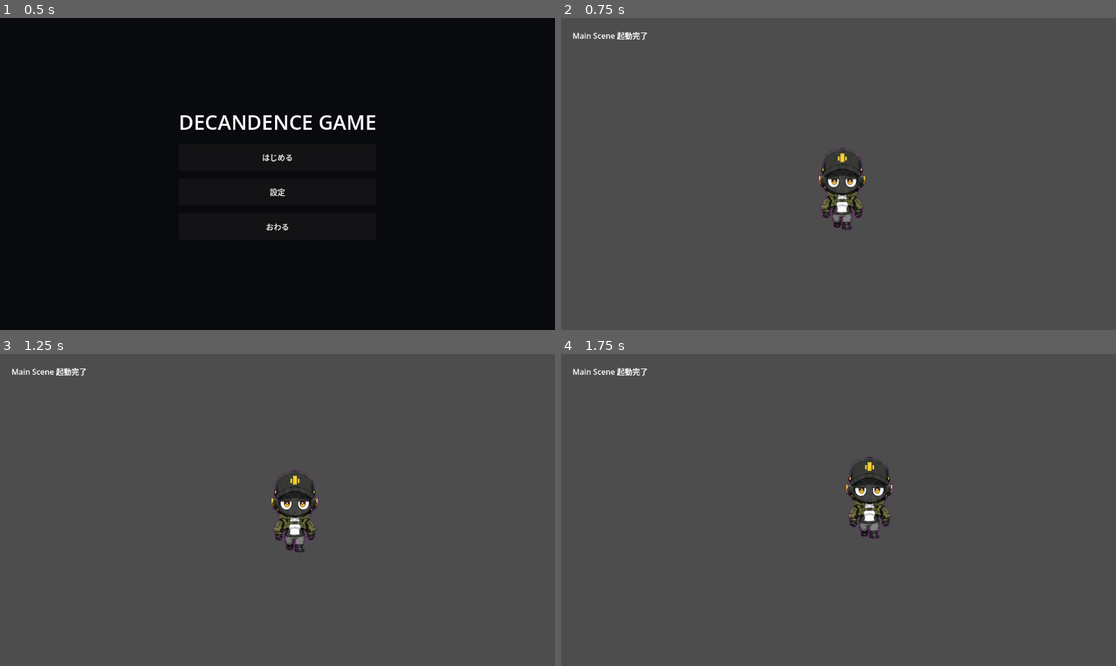
Above: before the commit, frames 1-4 (two rows, left to right).
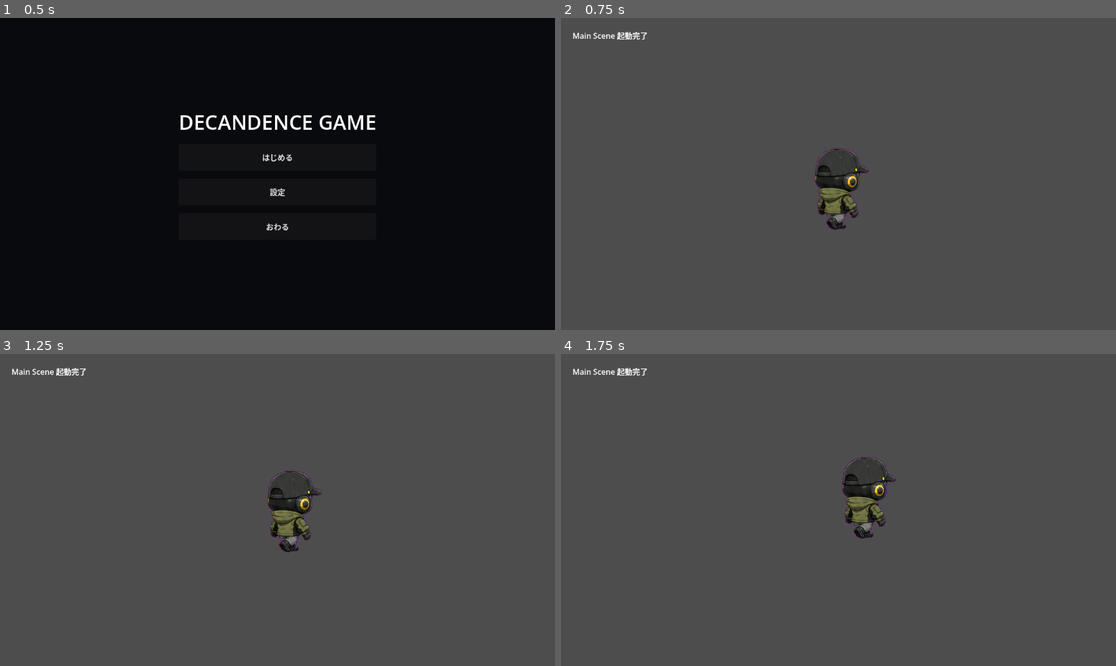
Above: after the commit, the same moments.

Repository: grimoire1089-coder/optimistic
Game: Godot game, scene res://Scenes/Boot/TitleScene.tscn
The game is run twice, just before and just after one commit, with the same random seed, the same clock (stepped at 60 frames per second) and the same inputs.
Inputs:
- Up to frame 1 (0.5 s): no input
- Up to frame 2 (0.75 s): click "はじめる" at 0.5 s
- Up to frame 3 (1.25 s): no input
- Up to frame 4 (1.75 s): no input

Frame 1 is identical in both runs. In frame 2, 1.2% of the frame differs, in the area x 45-56%, y 41-68%; in frame 3, 1.2%; in frame 4, 1.3%, in the area x 50-61%, y 32-60%.
Error before the commit: Parse Error: Assigned value for constant "DIRECTION_ROWS" isn't a constant expression. (res://Scripts/Characters/Robin/Modules/RobinWalkSpriteAnimator.gd:13)

Commit message:
Fix Robin sprite animator parse errors

Diff:
--- a/Scripts/Characters/Robin/Modules/RobinWalkSpriteAnimator.gd
+++ b/Scripts/Characters/Robin/Modules/RobinWalkSpriteAnimator.gd
@@ -9,20 +9,11 @@
 var _frame_timer: float = 0.0
 var _walk_frame: int = 1
 var _last_direction: Vector2 = Vector2.DOWN
-
-const DIRECTION_ROWS := [
-	{"direction": Vector2.DOWN, "row": 0},
-	{"direction": Vector2(1.0, 1.0).normalized(), "row": 1},
-	{"direction": Vector2.RIGHT, "row": 2},
-	{"direction": Vector2(1.0, -1.0).normalized(), "row": 3},
-	{"direction": Vector2.UP, "row": 4},
-	{"direction": Vector2(-1.0, -1.0).normalized(), "row": 5},
-	{"direction": Vector2.LEFT, "row": 6},
-	{"direction": Vector2(-1.0, 1.0).normalized(), "row": 7},
-]
+var _direction_rows: Array[Dictionary] = []
 
 
 func setup() -> void:
+	_setup_direction_rows()
 	_sprite = get_node_or_null(sprite_path) as Sprite2D
 	if _sprite == null:
 		push_warning("RobinWalkSpriteAnimator: Sprite2D が見つかりません。")
@@ -52,7 +43,7 @@
 		return
 
 	_frame_timer += delta
-	var frame_duration := 1.0 / max(frames_per_second, 0.1)
+	var frame_duration: float = 1.0 / maxf(frames_per_second, 0.1)
 	if _frame_timer >= frame_duration:
 		_frame_timer = 0.0
 		_walk_frame = (_walk_frame + 1) % 3
@@ -60,20 +51,39 @@
 	_apply_frame(_walk_frame, row)
 
 
+func _setup_direction_rows() -> void:
+	if not _direction_rows.is_empty():
+		return
+
+	_direction_rows = [
+		{"direction": Vector2.DOWN, "row": 0},
+		{"direction": Vector2(1.0, 1.0).normalized(), "row": 1},
+		{"direction": Vector2.RIGHT, "row": 2},
+		{"direction": Vector2(1.0, -1.0).normalized(), "row": 3},
+		{"direction": Vector2.UP, "row": 4},
+		{"direction": Vector2(-1.0, -1.0).normalized(), "row": 5},
+		{"direction": Vector2.LEFT, "row": 6},
+		{"direction": Vector2(-1.0, 1.0).normalized(), "row": 7},
+	]
+
+
 func _apply_frame(frame_index: int, row: int) -> void:
-	_sprite.frame_coords = Vector2i(clamp(frame_index, 0, 2), clamp(row, 0, 7))
+	_sprite.frame_coords = Vector2i(clampi(frame_index, 0, 2), clampi(row, 0, 7))
 
 
 func _direction_to_row(direction: Vector2) -> int:
+	_setup_direction_rows()
+
 	if direction.length_squared() <= 0.001:
 		direction = Vector2.DOWN
 
 	var normalized_direction := direction.normalized()
 	var best_row := 0
-	var best_dot := -999.0
+	var best_dot: float = -999.0
 
-	for item in DIRECTION_ROWS:
-		var dot_value: float = normalized_direction.dot(item["direction"])
+	for item in _direction_rows:
+		var row_direction: Vector2 = item["direction"]
+		var dot_value := normalized_direction.dot(row_direction)
 		if dot_value > best_dot:
 			best_dot = dot_value
 			best_row = item["row"]
